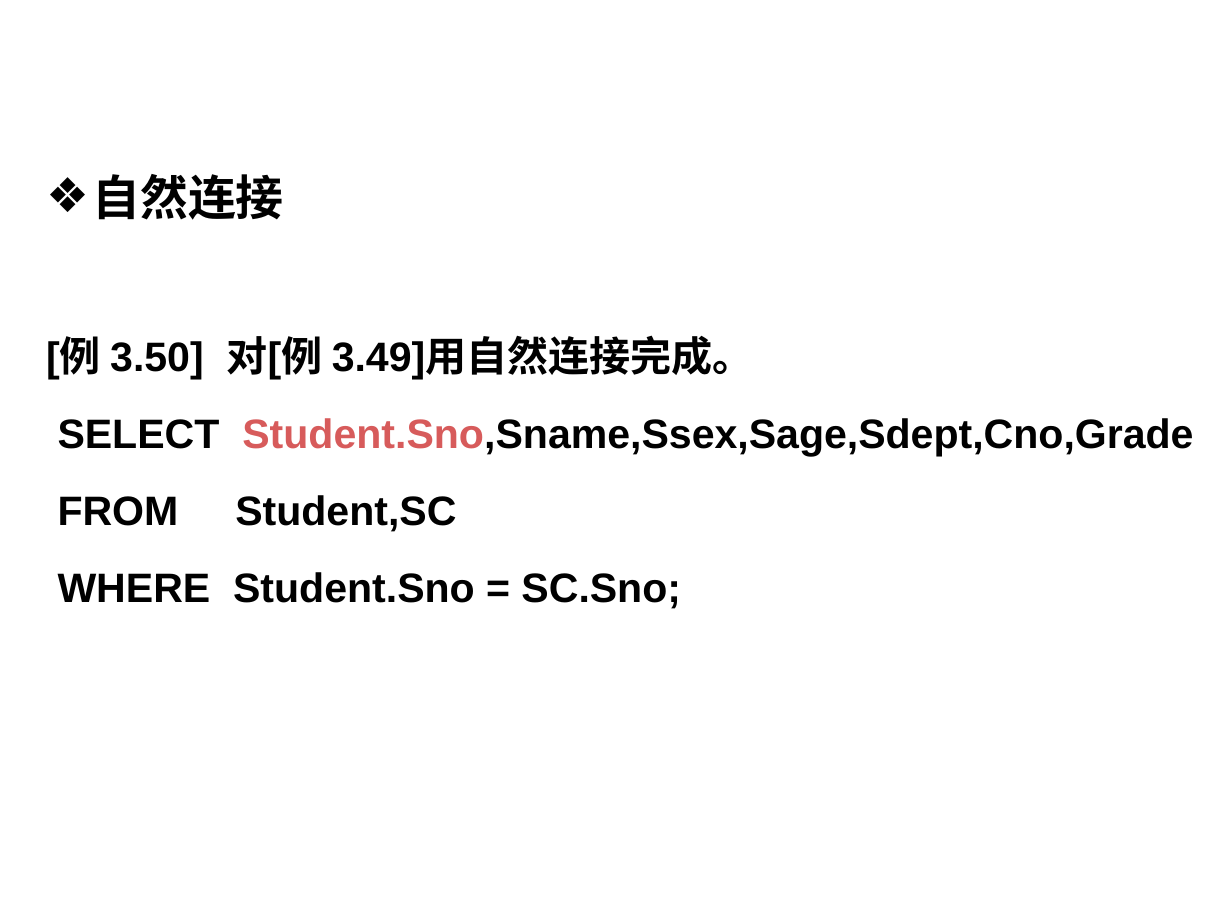
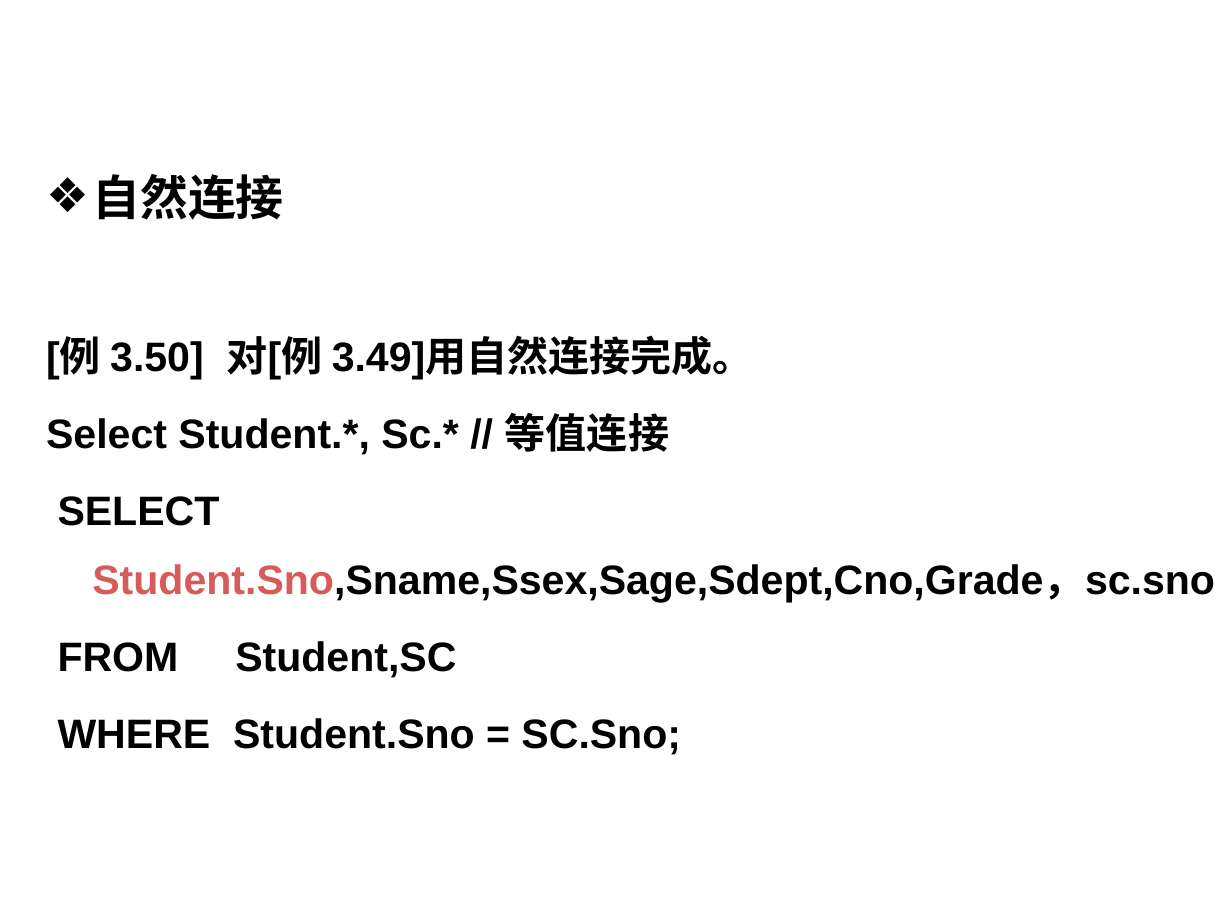
Before and after one commit to nanhapy/information-technology-materials, a slide deck: slide 9 of teaching-materials/infomation-system/ppt/第3章 关系数据库标准语言SQL（2）.pptx. Drawn at 1232x924 pixels with LibreOffice and Linux fonts; fonts in the diff are those of the drawing; background and template pictures are left out. Boxes give left, top, right and bottom in pixels: in the first picture for what was removed or moved away, otherwise in the second. Text is boxed around its words. In the diff, an @@ line names an element or a change of style, - is before the commit and + after.

```diff
--- a/teaching-materials/infomation-system/ppt/第3章 关系数据库标准语言SQL（2）.pptx
+++ b/teaching-materials/infomation-system/ppt/第3章 关系数据库标准语言SQL（2）.pptx
@@ text at (46, 413, 1215, 602): text changed @@
-SELECT Student.Sno,Sname,Ssex,Sage,Sdept,Cno,Grade
+Select Student.*, Sc.* // 等值连接
+SELECT Student.Sno,Sname,Ssex,Sage,Sdept,Cno,Grade，sc.sno
```
Also in this commit, not shown: 4 other slides changed, 31 other files.
